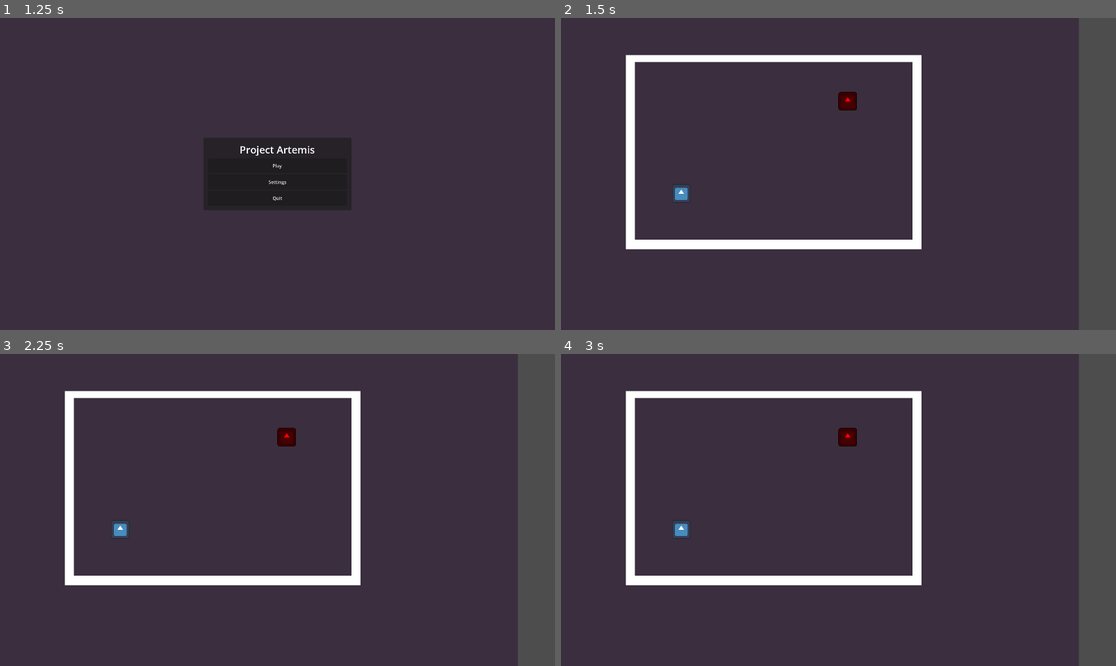
Above: before the commit, frames 1-4 (two rows, left to right).
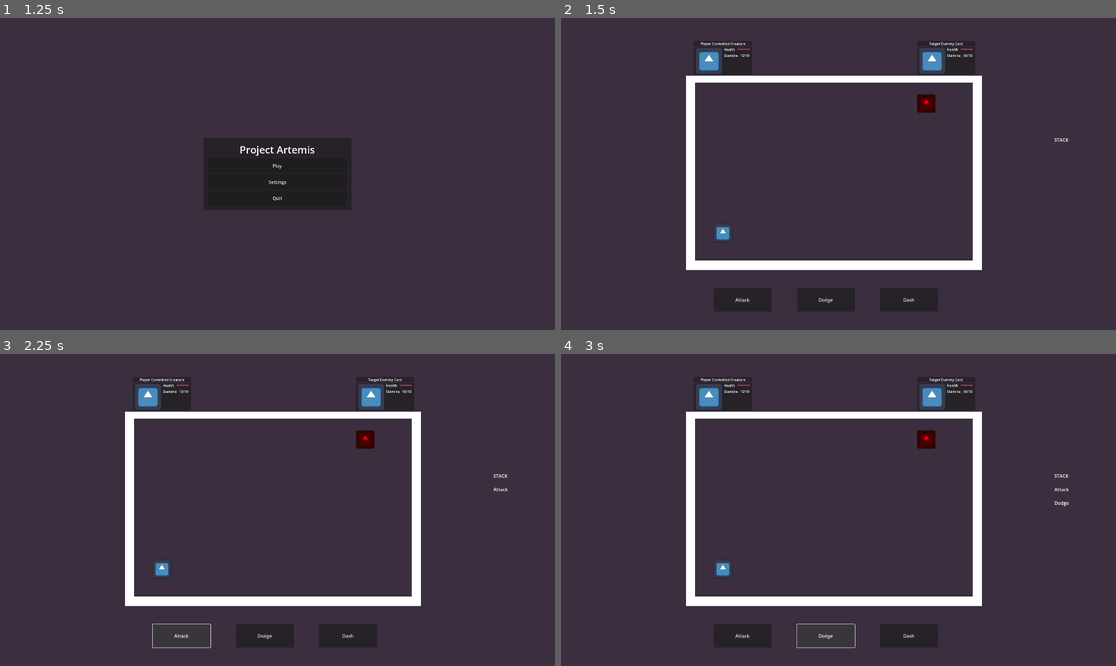
Above: after the commit, the same moments.

Repository: PhillypHenning/Artemis
Game: Godot game, scene res://scenes/Menus/main_menu.tscn
Same seed, same stepped clock (60 frames per second), same inputs: the game is played once before the commit and once after it. The engine's default icon, where the game draws it, is replaced by a stand-in: a white triangle on a blue panel in a dark square.
Inputs (mouse positions are in pixels of both pictures, inside the frame that each line leads up to):
- Up to frame 1 (1.25 s): tap Enter at 0.5 s; hold D (move_right) from 0.53 s (still down); tap Shift (dash) at 0.6 s; tap Space (dodge) at 0.8 s
- Up to frame 2 (1.5 s): release D (move_right) at 1.25 s; click "Play" at 1.25 s
- Up to frame 3 (2.25 s): click (183, 634) at 2 s, where only the run after the commit has a clickable "Attack"
- Up to frame 4 (3 s): click (827, 634) at 2.75 s, where only the run after the commit has a clickable "Dodge"

Frame 1 is identical in both runs. In frame 2, 17% of the frame differs, in the area x 11-100%, y 0-100%; in frame 3, 17%; in frame 4, 17%.

Commit message:
Adding combat UI - Action buttons + Stack

Diff:
--- a/scenes/Combat/combat_arena.tscn
+++ b/scenes/Combat/combat_arena.tscn
@@ -1,9 +1,7 @@
-[gd_scene load_steps=9 format=3 uid="uid://drrfk1gcr4ujm"]
+[gd_scene load_steps=7 format=3 uid="uid://drrfk1gcr4ujm"]
 
 [ext_resource type="Texture2D" uid="uid://rpa10nbehg0v" path="res://graphics/background/bg.png" id="1_61bhp"]
-[ext_resource type="PackedScene" uid="uid://bch1inx7rhsor" path="res://scenes/Combat/player_controlled_creature.tscn" id="2_x7vg8"]
-[ext_resource type="PackedScene" uid="uid://c8cdet8dkmps6" path="res://scenes/Combat/target_dummy.tscn" id="3_rwrr2"]
-[ext_resource type="PackedScene" uid="uid://bshn165lv7whk" path="res://scenes/UI/combat_creature_card.tscn" id="4_agv16"]
+[ext_resource type="Script" path="res://scripts/combat/arena/combat_arena.gd" id="1_h52x4"]
 
 [sub_resource type="RectangleShape2D" id="RectangleShape2D_nbob1"]
 size = Vector2(32, 657)
@@ -18,9 +16,11 @@
 size = Vector2(1024, 20)
 
 [node name="CombatArena" type="Node2D"]
+position = Vector2(208, 72)
+script = ExtResource("1_h52x4")
 
 [node name="Background" type="Sprite2D" parent="."]
-position = Vector2(767.501, 479.25)
+position = Vector2(760, 456)
 scale = Vector2(1.60078, 1.69097)
 texture = ExtResource("1_61bhp")
 
@@ -84,29 +84,107 @@
 offset_bottom = 800.0
 metadata/_edit_use_anchors_ = true
 
-[node name="PlayerControlledCreature" parent="." instance=ExtResource("2_x7vg8")]
-position = Vector2(416, 608)
+[node name="CreatureCards" type="Node2D" parent="."]
 
-[node name="TargetDummy" parent="." instance=ExtResource("3_rwrr2")]
-position = Vector2(992, 288)
-
-[node name="CombatCreatureCard2" parent="." instance=ExtResource("4_agv16")]
-visible = false
-offset_left = 1024.0
-offset_top = 8.0
-offset_right = 1024.0
-offset_bottom = 8.0
-scale = Vector2(0.7, 0.7)
-metadata/_edit_use_anchors_ = true
-
-[node name="CardSpawn1" type="Node2D" parent="."]
+[node name="CardSpawn1" type="Node2D" parent="CreatureCards"]
 position = Vector2(252, 8)
 
-[node name="CombatCreatureCard" parent="CardSpawn1" instance=ExtResource("4_agv16")]
-visible = false
-anchors_preset = 15
-anchor_right = 1.0
-anchor_bottom = 1.0
-grow_horizontal = 2
-grow_vertical = 2
-scale = Vector2(0.7, 0.7)
+[node name="CardSpawn2" type="Node2D" parent="CreatureCards"]
+position = Vector2(1024, 8)
+
+[node name="CreatureSpawnPoints" type="Node2D" parent="."]
+
+[node name="PlayerSpawnPoint" type="Node2D" parent="CreatureSpawnPoints"]
+position = Vector2(352, 672)
+
+[node name="TargetDummySpawnPoint" type="Node2D" parent="CreatureSpawnPoints"]
+position = Vector2(1056, 224)
+
+[node name="Buttons" type="Control" parent="."]
+layout_mode = 3
+anchors_preset = 0
+offset_right = 40.0
+offset_bottom = 40.0
+
+[node name="AttackButton" type="Button" parent="Buttons"]
+layout_mode = 0
+offset_left = 320.0
+offset_top = 864.0
+offset_right = 520.0
+offset_bottom = 944.0
+text = "Attack
+"
+
+[node name="DodgeButton" type="Button" parent="Buttons"]
+layout_mode = 0
+offset_left = 608.0
+offset_top = 864.0
+offset_right = 808.0
+offset_bottom = 944.0
+text = "Dodge"
+
+[node name="DashButton" type="Button" parent="Buttons"]
+layout_mode = 0
+offset_left = 896.0
+offset_top = 864.0
+offset_right = 1096.0
+offset_bottom = 944.0
+text = "Dash"
+
+[node name="ActionStack" type="Control" parent="."]
+layout_mode = 3
+anchors_preset = 0
+offset_left = 1408.0
+offset_top = 328.0
+offset_right = 1472.0
+offset_bottom = 392.0
+
+[node name="VBoxContainer" type="VBoxContainer" parent="ActionStack"]
+layout_mode = 2
+offset_right = 232.0
+offset_bottom = 184.0
+
+[node name="MarginContainer" type="MarginContainer" parent="ActionStack/VBoxContainer"]
+layout_mode = 2
+theme_override_constants/margin_top = 10
+theme_override_constants/margin_bottom = 10
+
+[node name="Title" type="Label" parent="ActionStack/VBoxContainer/MarginContainer"]
+layout_mode = 2
+text = "Stack"
+horizontal_alignment = 1
+uppercase = true
+
+[node name="MarginContainer2" type="MarginContainer" parent="ActionStack/VBoxContainer"]
+layout_mode = 2
+theme_override_constants/margin_top = 10
+theme_override_constants/margin_bottom = 10
+
+[node name="PreppedAction1" type="Label" parent="ActionStack/VBoxContainer/MarginContainer2"]
+layout_mode = 2
+text = "Action"
+horizontal_alignment = 1
+
+[node name="MarginContainer3" type="MarginContainer" parent="ActionStack/VBoxContainer"]
+layout_mode = 2
+theme_override_constants/margin_top = 10
+theme_override_constants/margin_bottom = 10
+
+[node name="PreppedAction2" type="Label" parent="ActionStack/VBoxContainer/MarginContainer3"]
+layout_mode = 2
+text = "Action"
+horizontal_alignment = 1
+
+[node name="MarginContainer4" type="MarginContainer" parent="ActionStack/VBoxContainer"]
+layout_mode = 2
+theme_override_constants/margin_top = 10
+theme_override_constants/margin_bottom = 10
+
+[node name="PreppedAction3" type="Label" parent="ActionStack/VBoxContainer/MarginContainer4"]
+layout_mode = 2
+text = "Action"
+horizontal_alignment = 1
+
+[connection signal="pressed" from="Buttons/AttackButton" to="." method="_on_attack_button_pressed"]
+[connection signal="pressed" from="Buttons/DodgeButton" to="." method="_on_dodge_button_pressed"]
+[connection signal="pressed" from="Buttons/DashButton" to="." method="_on_dash_button_pressed"]
--- a/scenes/Combat/player_controlled_creature.tscn
+++ b/scenes/Combat/player_controlled_creature.tscn
@@ -1,6 +1,6 @@
 [gd_scene load_steps=4 format=3 uid="uid://bch1inx7rhsor"]
 
-[ext_resource type="Script" path="res://scripts/combat/combat_creatures/player_controlled_creature.gd" id="1_mkw86"]
+[ext_resource type="Script" path="res://scripts/combat/creatures/combat_creatures/player_controlled_creature.gd" id="1_mkw86"]
 [ext_resource type="Texture2D" uid="uid://bgjksahkabcfy" path="res://icon.svg" id="2_d02q3"]
 
 [sub_resource type="RectangleShape2D" id="RectangleShape2D_qba28"]
--- a/scenes/Combat/target_dummy.tscn
+++ b/scenes/Combat/target_dummy.tscn
@@ -1,7 +1,7 @@
 [gd_scene load_steps=4 format=3 uid="uid://c8cdet8dkmps6"]
 
 [ext_resource type="Texture2D" uid="uid://bgjksahkabcfy" path="res://icon.svg" id="1_ol3m8"]
-[ext_resource type="Script" path="res://scripts/combat/combat_creatures/target_dummy.gd" id="1_ttclq"]
+[ext_resource type="Script" path="res://scripts/combat/creatures/combat_creatures/target_dummy.gd" id="1_ttclq"]
 
 [sub_resource type="RectangleShape2D" id="RectangleShape2D_xnifc"]
 size = Vector2(64, 64)
--- a/scenes/UI/combat_creature_card.tscn
+++ b/scenes/UI/combat_creature_card.tscn
@@ -34,7 +34,7 @@
 size_flags_horizontal = 4
 size_flags_vertical = 4
 
-[node name="Label" type="Label" parent="Control/VBoxContainer/PanelContainer/MarginContainer/CenterContainer"]
+[node name="NameLabel" type="Label" parent="Control/VBoxContainer/PanelContainer/MarginContainer/CenterContainer"]
 layout_mode = 2
 text = "Combat Creature Name
 "
@@ -68,15 +68,16 @@
 layout_mode = 2
 theme_override_constants/separation = 7
 
-[node name="Label" type="Label" parent="Control/VBoxContainer/PanelContainer2/MarginContainer/HBoxContainer/VBoxContainer/HBoxContainer"]
+[node name="HealthLabel" type="Label" parent="Control/VBoxContainer/PanelContainer2/MarginContainer/HBoxContainer/VBoxContainer/HBoxContainer"]
 layout_mode = 2
 text = "Health"
 
-[node name="TextureProgressBar" type="TextureProgressBar" parent="Control/VBoxContainer/PanelContainer2/MarginContainer/HBoxContainer/VBoxContainer/HBoxContainer"]
+[node name="HealthBar" type="TextureProgressBar" parent="Control/VBoxContainer/PanelContainer2/MarginContainer/HBoxContainer/VBoxContainer/HBoxContainer"]
 layout_mode = 2
 size_flags_horizontal = 4
 size_flags_vertical = 4
-value = 100.0
+max_value = 10.0
+value = 10.0
 texture_progress = ExtResource("2_ohqj5")
 
 [node name="HBoxContainer2" type="HBoxContainer" parent="Control/VBoxContainer/PanelContainer2/MarginContainer/HBoxContainer/VBoxContainer"]
@@ -87,6 +88,6 @@
 layout_mode = 2
 text = "Stamina"
 
-[node name="Label2" type="Label" parent="Control/VBoxContainer/PanelContainer2/MarginContainer/HBoxContainer/VBoxContainer/HBoxContainer2"]
+[node name="StaminaCounter" type="Label" parent="Control/VBoxContainer/PanelContainer2/MarginContainer/HBoxContainer/VBoxContainer/HBoxContainer2"]
 layout_mode = 2
 text = "10"
--- /dev/null
+++ b/scripts/combat/arena/combat_arena.gd
@@ -0,0 +1,83 @@
+extends Node2D
+
+@onready var player_spawn_point = $CreatureSpawnPoints/PlayerSpawnPoint
+@onready var target_dummy_spawn_point = $CreatureSpawnPoints/TargetDummySpawnPoint
+@onready var card_spawn_1 = $CreatureCards/CardSpawn1
+@onready var card_spawn_2 = $CreatureCards/CardSpawn2
+@onready var prepped_action_1 = $ActionStack/VBoxContainer/MarginContainer2/PreppedAction1
+@onready var prepped_action_2 = $ActionStack/VBoxContainer/MarginContainer3/PreppedAction2
+@onready var prepped_action_3 = $ActionStack/VBoxContainer/MarginContainer4/PreppedAction3
+
+var action_stack: Dictionary = {
+	"Action_1": null,
+	"Action_2": null,
+	"Action_3": null
+}
+
+var player_creature_scene = load("res://scenes/combat/player_controlled_creature.tscn")
+var target_dummy_creature_scene = load("res://scenes/combat/target_dummy.tscn")
+var creature_card_scene = load("res://scenes/UI/combat_creature_card.tscn")
+
+const Utils = preload("res://scripts/utils/utils.gd")
+var utils = Utils.new()
+
+signal attach_player_creature_to_card(Node)
+signal attach_enemy_creature_to_card(Node)
+
+# Called when the node enters the scene tree for the first time.
+func _ready():
+	add_child(utils.spawn_packedscene_at_spawn_point(player_creature_scene, player_spawn_point.position, "PlayerCreature"))
+	add_child(utils.spawn_packedscene_at_spawn_point(target_dummy_creature_scene, target_dummy_spawn_point.position, "TargetDummy"))
+	var pcc = utils.spawn_packedscene_at_spawn_point(creature_card_scene, card_spawn_1.position, "PlayerCreatureCard")
+	add_child(pcc)
+	var tdc = utils.spawn_packedscene_at_spawn_point(creature_card_scene, card_spawn_2.position, "TargetDummyCard")
+	add_child(tdc)
+
+	attach_player_creature_to_card.emit(pcc)
+	attach_enemy_creature_to_card.emit(tdc)
+
+func _process(_delta) -> void:
+	_handle_stack()
+
+func _handle_stack() -> void:
+	if action_stack["Action_1"]:
+		prepped_action_1.text = action_stack["Action_1"]
+	else:
+		prepped_action_1.text = ""
+	if action_stack["Action_2"]:
+		prepped_action_2.text = action_stack["Action_2"]
+	else:
+		prepped_action_2.text = ""
+	if action_stack["Action_3"]:
+		prepped_action_3.text = action_stack["Action_3"]
+	else:
+		prepped_action_3.text = ""
+
+func _add_to_stack(action: String):
+	if !action_stack["Action_1"]:
+		action_stack["Action_1"] = action
+		return
+	if !action_stack["Action_2"]:
+		action_stack["Action_2"] = action
+		return
+	if !action_stack["Action_3"]:
+		action_stack["Action_3"] = action
+		return
+
+	action_stack["Action_3"] = action_stack["Action_2"]
+	action_stack["Action_2"] = action_stack["Action_1"]
+	action_stack["Action_1"] = action
+
+func _on_attack_button_pressed():
+	print("Attack Button Pressed")
+	_add_to_stack("Attack")
+
+
+func _on_dodge_button_pressed():
+	print("Dodge Button Pressed")
+	_add_to_stack("Dodge")
+
+
+func _on_dash_button_pressed():
+	print("Dash Button Pressed")
+	_add_to_stack("Dash")
--- a/scripts/Combat/combat_creature_base_class.gd
+++ b/scripts/combat/creatures/combat_creature_base_class.gd
@@ -1,6 +1,9 @@
 class_name CombatCreatureBaseClass
 
 extends CharacterBody2D
+
+var combat_creature_name: String = "BaseClassChangeThis"
+var combat_creature_is_player_creature: bool = false
 
 var combat_creature_initial_health: int = 0:
 	set(value):
@@ -54,6 +57,7 @@
 var character_has_iframes: bool = false
 var character_damage_cooldown: bool = false
 var character_damage_lock_timer: Timer
+var combat_creature_is_dead: bool = false
 
 # ATTACKING
 var marker_close: Marker2D
@@ -72,9 +76,25 @@
 var character_is_dashing: bool = false
 var dash_direction: Vector2
 
+# PARENT NODE
+var combat_arena_node: Node
+
+# COMBAT CARD
+var combat_creature_card: Node
+var combat_creature_health_bar: Node
+var combat_creature_stamina_counter: Node
+
 # Called when the node enters the scene tree for the first time.
 func _ready() -> void:
 	_combat_creature_setup_damage_lock_timer()
+	combat_arena_node = find_parent("CombatArena")
+
+	if combat_arena_node != null:
+		if combat_creature_is_player_creature:
+			combat_arena_node.connect("attach_player_creature_to_card", _attach_creature_to_card)
+		else:
+			combat_arena_node.connect("attach_enemy_creature_to_card", _attach_creature_to_card)
+
 
 func _handle_initial_stat_set(health: int, stamina: int, speed: int) -> void:
 	combat_creature_initial_health = health
@@ -159,6 +179,9 @@
 		combat_creature_current_health -= amount_of_incoming_damage
 		character_damage_cooldown = true
 		character_damage_lock_timer.start()
+	if combat_creature_current_health <= 0:
+		combat_creature_is_dead = true
+
 
 func _combat_creature_setup_damage_lock_timer() -> void:
 	character_damage_lock_timer = Timer.new()
@@ -169,3 +192,22 @@
 
 func _on_damage_lock_timer_timeout():
 	character_damage_cooldown = false
+
+# COMBAT CARD
+func _attach_creature_to_card(_card: Node):
+	push_error("OVERRIDE THIS IN THE CREATURE CARD")
+
+func _setup_combat_card() -> void:
+	var name_node = combat_creature_card.find_child("NameLabel")
+	name_node.text = combat_creature_name
+
+	combat_creature_health_bar = combat_creature_card.find_child("HealthBar")
+	combat_creature_health_bar.max_value = combat_creature_max_health
+	combat_creature_health_bar.value = combat_creature_max_health
+
+	combat_creature_stamina_counter = combat_creature_card.find_child("StaminaCounter")
+	combat_creature_stamina_counter.text = "{current}/{max}".format({"current": combat_creature_current_stamina, "max": combat_creature_max_stamina})
+
+func _handle_combat_card() -> void:
+	combat_creature_health_bar.value = combat_creature_current_health
+	combat_creature_stamina_counter.text = "{current}/{max}".format({"current": combat_creature_current_stamina, "max": combat_creature_max_stamina})
--- a/scripts/Combat/Combat_Creatures/player_controlled_creature.gd
+++ b/scripts/combat/creatures/combat_creatures/player_controlled_creature.gd
@@ -6,6 +6,8 @@
 
 # Called when the node enters the scene tree for the first time.
 func _ready() -> void:
+	combat_creature_is_player_creature = true
+	combat_creature_name = "Player Controlled Creature"
 	super._ready()
 	_handle_initial_stat_set(health, stamina, speed)
 
@@ -30,3 +32,7 @@
 		_combat_creature_attack_at_marker_range("medium")
 	if Input.is_action_just_pressed("attack_far"):
 		_combat_creature_attack_at_marker_range("far")
+
+func _attach_creature_to_card(card: Node):
+	combat_creature_card = card
+	super._setup_combat_card()
--- a/scripts/Combat/Combat_Creatures/target_dummy.gd
+++ b/scripts/combat/creatures/combat_creatures/target_dummy.gd
@@ -9,6 +9,7 @@
 
 # Called when the node enters the scene tree for the first time.
 func _ready() -> void:
+	combat_creature_name = "Target Dummy Card"
 	super._ready()
 	_handle_initial_stat_set(health, stamina, speed)
 
@@ -19,6 +20,15 @@
 			target_dummy_has_taken_damage = true
 			$Timers/HealTimer.start()
 
+	if Input.is_action_just_pressed("use_stamina"):
+		combat_creature_current_stamina-=1
+
+	_handle_combat_card()
+
 func _on_heal_timer_timeout():
 	target_dummy_has_taken_damage = false
 	combat_creature_current_health = combat_creature_max_health
+
+func _attach_creature_to_card(card: Node):
+	combat_creature_card = card
+	super._setup_combat_card()
--- /dev/null
+++ b/scripts/utils/utils.gd
@@ -0,0 +1,7 @@
+extends Node
+
+func spawn_packedscene_at_spawn_point(packed_scene: PackedScene, pos: Vector2, node_name: String) -> Node:
+	var in_scene = packed_scene.instantiate()
+	in_scene.position = pos
+	in_scene.name = node_name
+	return in_scene
